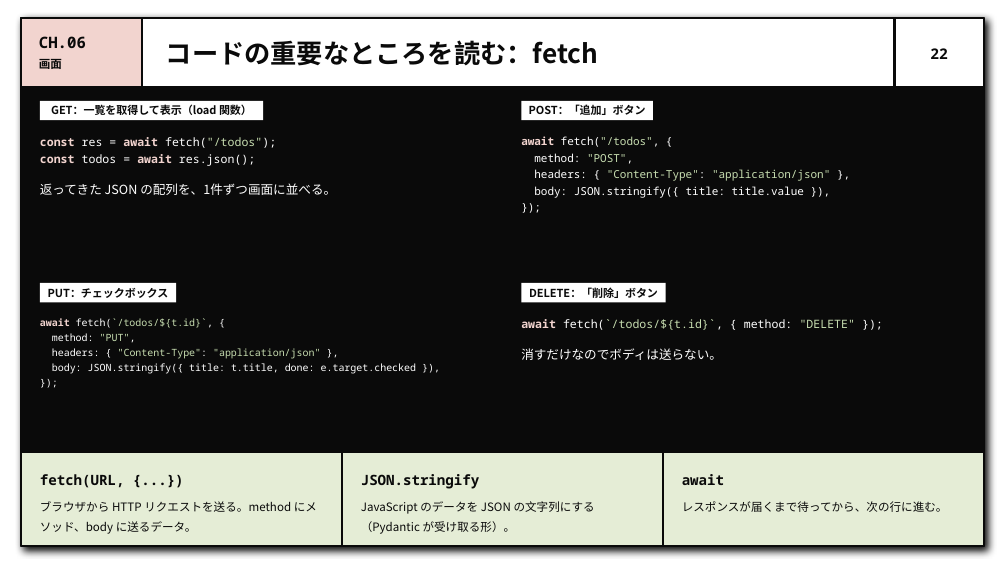
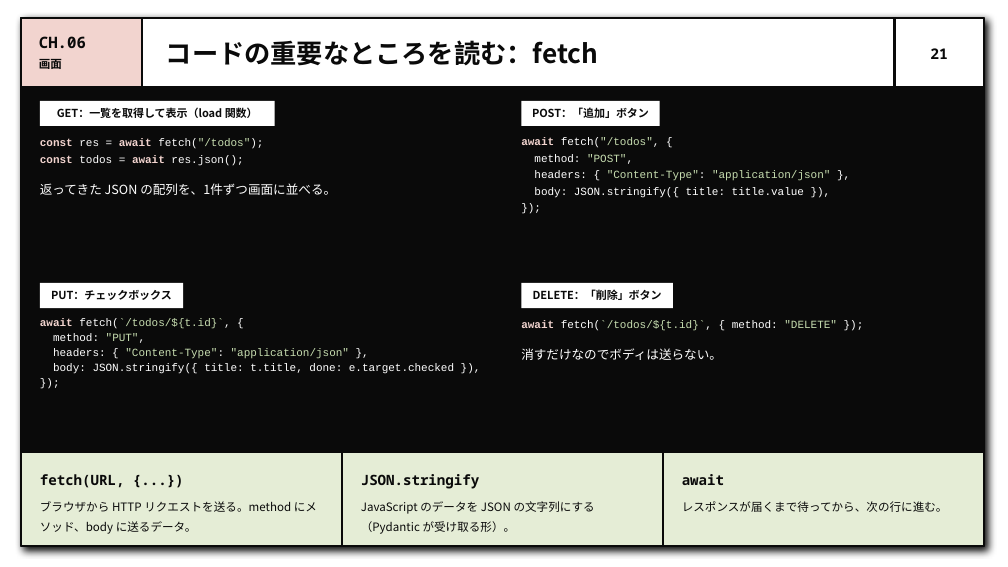
Before and after one commit to Luca-blue/study-fast-api, a slide deck: slide 21 of slides/fastapi-intro.pptx (slide 22 before the commit). Drawn at 1008x567 pixels with LibreOffice and Linux fonts; fonts in the diff are those of the drawing. Boxes give left, top, right and bottom in pixels: in the first picture for what was removed or moved away, otherwise in the second. Text is boxed around its words. In the diff, an @@ line names an element or a change of style, - is before the commit and + after.

Commit message:
docs(slides): add new deck and pdf, move previous deck to legacy

```diff
--- a/slides/fastapi-intro.pptx
+++ b/slides/fastapi-intro.pptx
@@ page number at <box>930,48,948,59</box>: text changed @@
-22
+21
@@ rectangle "GET：一覧を取得して表示（load 関数）": place and size @@
-rectangle "GET：一覧を取得して表示（load 関数）" at <box>40,101,263,120</box>
+rectangle "GET：一覧を取得して表示（load 関数）" at <box>40,101,274,126</box>
@@ rectangle "POST：「追加」ボタン": place and size @@
-rectangle "POST：「追加」ボタン" at <box>522,101,653,120</box>
+rectangle "POST：「追加」ボタン" at <box>522,101,660,126</box>
@@ text "const res = await fetch("/todos");" at <box>40,138,263,166</box>: size 11 to 10.5 pt, font Noto Sans Mono to Courier New @@
@@ text "await fetch("/todos", {" at <box>521,137,830,198</box>: font Noto Sans Mono to Courier New @@
@@ rectangle "PUT：チェックボックス": place and size @@
-rectangle "PUT：チェックボックス" at <box>40,283,176,302</box>
+rectangle "PUT：チェックボックス" at <box>40,283,183,308</box>
@@ rectangle "DELETE：「削除」ボタン": place and size @@
-rectangle "DELETE：「削除」ボタン" at <box>522,283,666,302</box>
+rectangle "DELETE：「削除」ボタン" at <box>522,283,674,308</box>
@@ text "await fetch(`/todos/${t.id}`, {" at <box>40,318,454,374</box>: size 9.5 to 10.5 pt, font Noto Sans Mono to Courier New @@
@@ text "await fetch(`/todos/${t.id}`, { method: "DELETE" ..." at <box>521,320,837,331</box>: size 11 to 10.5 pt, font Noto Sans Mono to Courier New @@
```
Also in this commit, not shown: 25 other slides changed, 1 slide added, 7 other files.
